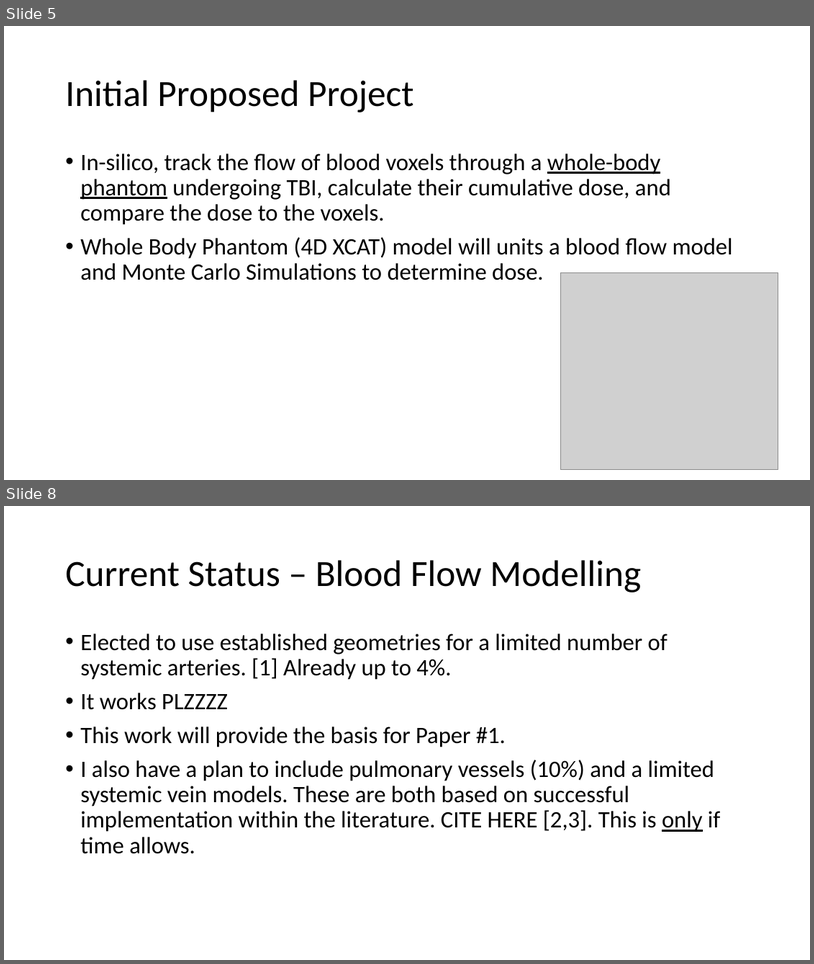
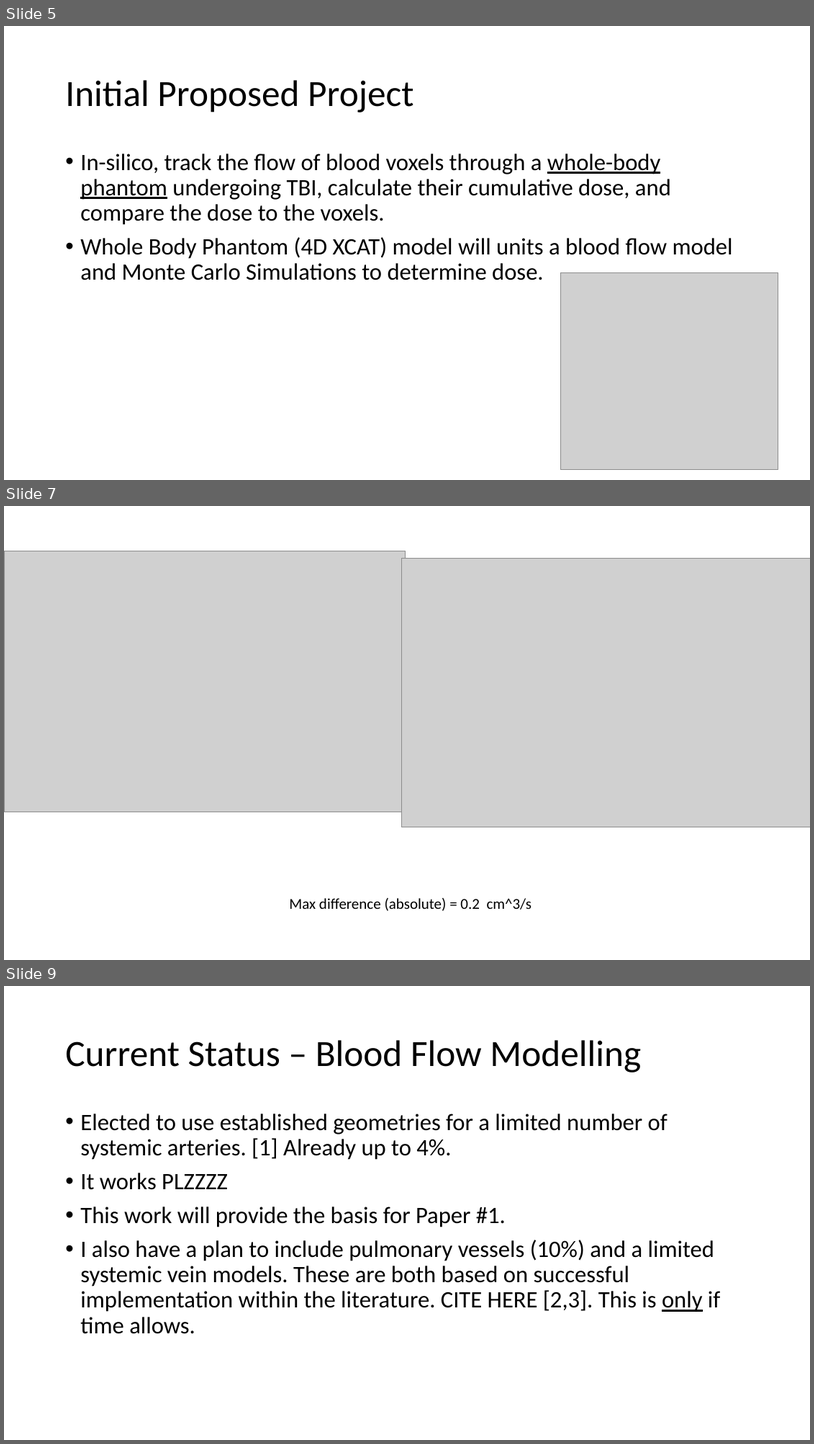
Before and after one commit to CNorthwayMedPhys/Full-Body-Flow-Model-Project, a slide deck: Working Documents/Committee Meeting.pptx. Shown one above the other, each under a label of ours: slides 5 and 8 before the commit, slides 5, 7 and 9 after it; the slides between them are not shown. The pictures are 814x964 and 814x1444 pixels, drawn with LibreOffice and Linux fonts; fonts in the diff are those of the drawing; grey boxes stand for pictures. Boxes give left, top, right and bottom in pixels: in the first picture for what was removed or moved away, otherwise in the second. Text is boxed around its words. In the diff, an @@ line names an element or a change of style, - is before the commit and + after.

```diff
--- a/Working Documents/Committee Meeting.pptx
+++ b/Working Documents/Committee Meeting.pptx
@@ slide 7 added at <box>4,506,810,960</box>, background #FFFFFF @@
@@ picture added at <box>4,551,406,811</box> @@
@@ picture added at <box>401,558,810,826</box> @@
@@ text added at <box>289,898,532,911</box>, 18 pt, text #000000 @@
+Max difference (absolute) = 0.2 cm^3/s
@@ what was slide 8 is now slide 9 @@
```
Also in this commit, not shown: 2 slides changed, 3 other files.
